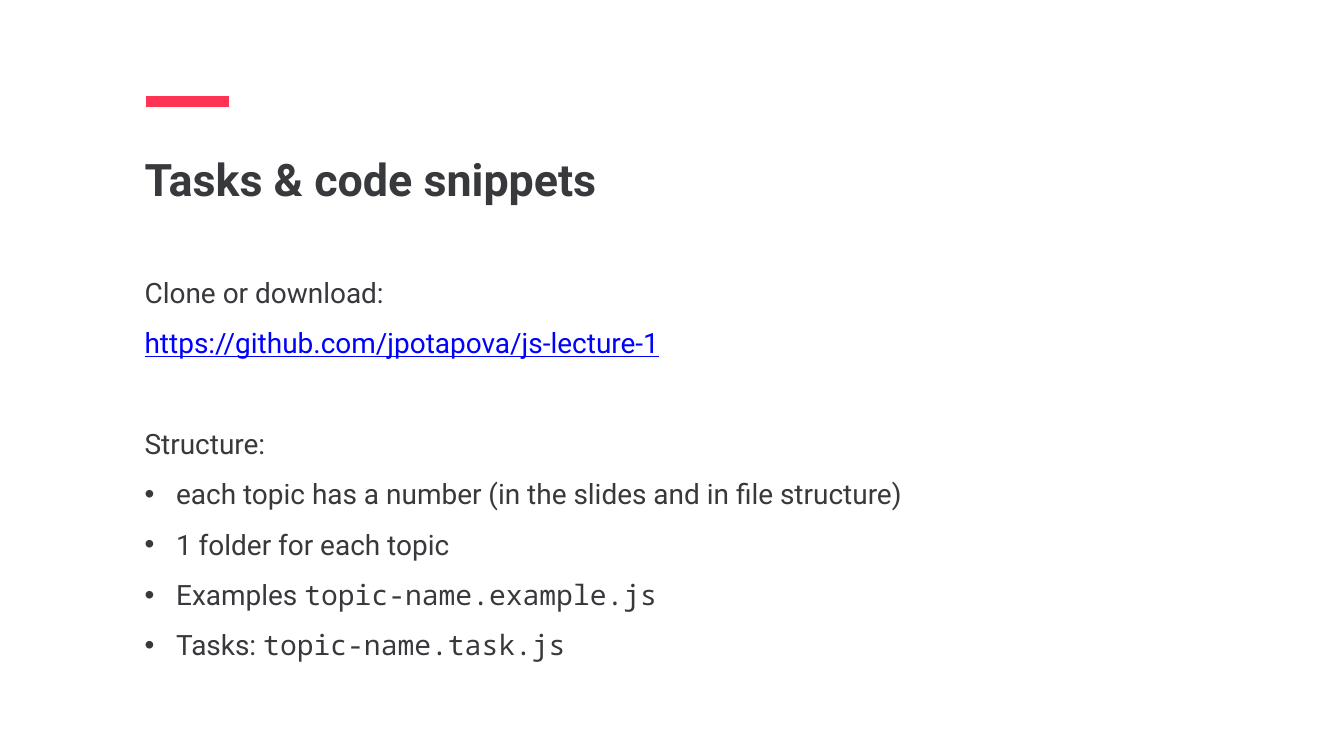
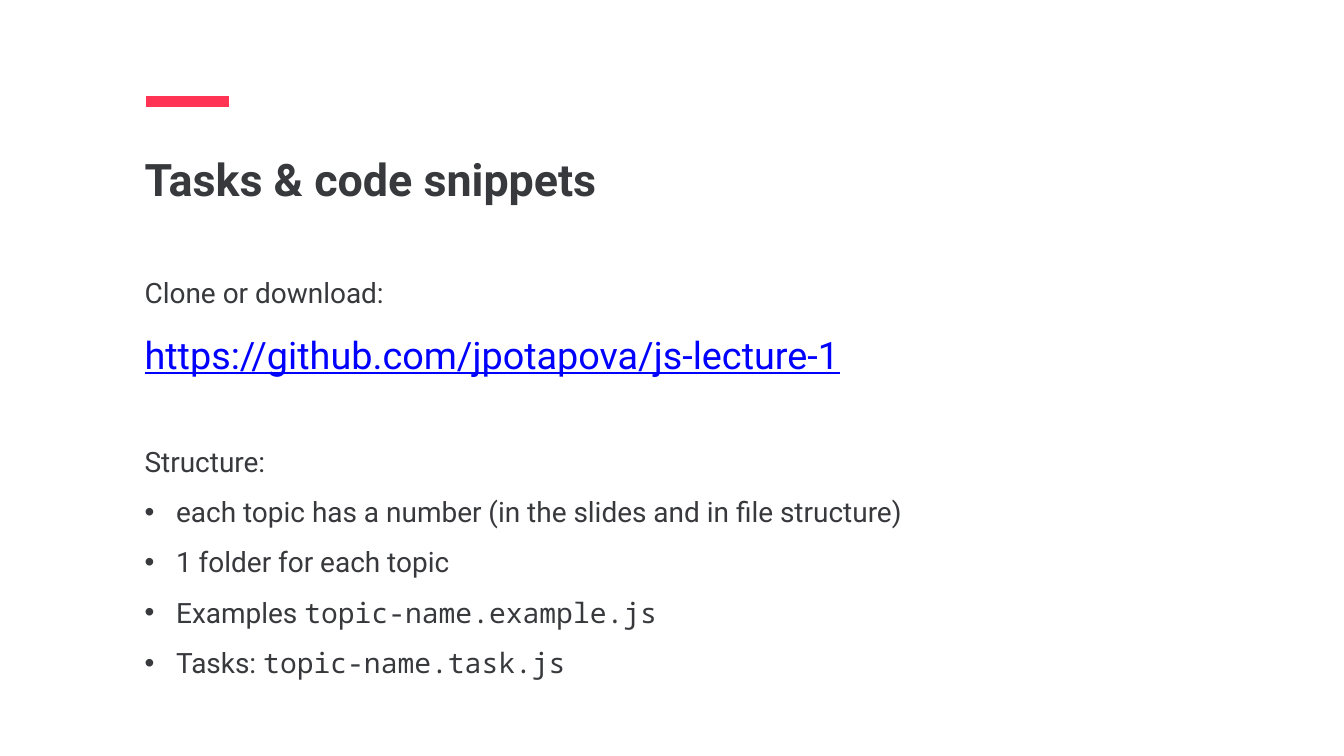
Before and after one commit to jpotapova/js-lecture-1, a slide deck: slide 6 of slides-full.pptx. Drawn at 1344x756 pixels with LibreOffice and Linux fonts; fonts in the diff are those of the drawing. Boxes give left, top, right and bottom in pixels: in the first picture for what was removed or moved away, otherwise in the second. Text is boxed around its words. In the diff, an @@ line names an element or a change of style, - is before the commit and + after.

```diff
--- a/slides-full.pptx
+++ b/slides-full.pptx
@@ text at [145,340,840,377]: size 40 to 54 pt in "https://github.com/jpotapova/js-lecture-1" @@
```
Also in this commit, not shown: 6 other slides changed, 6 slides removed, 13 other files.
